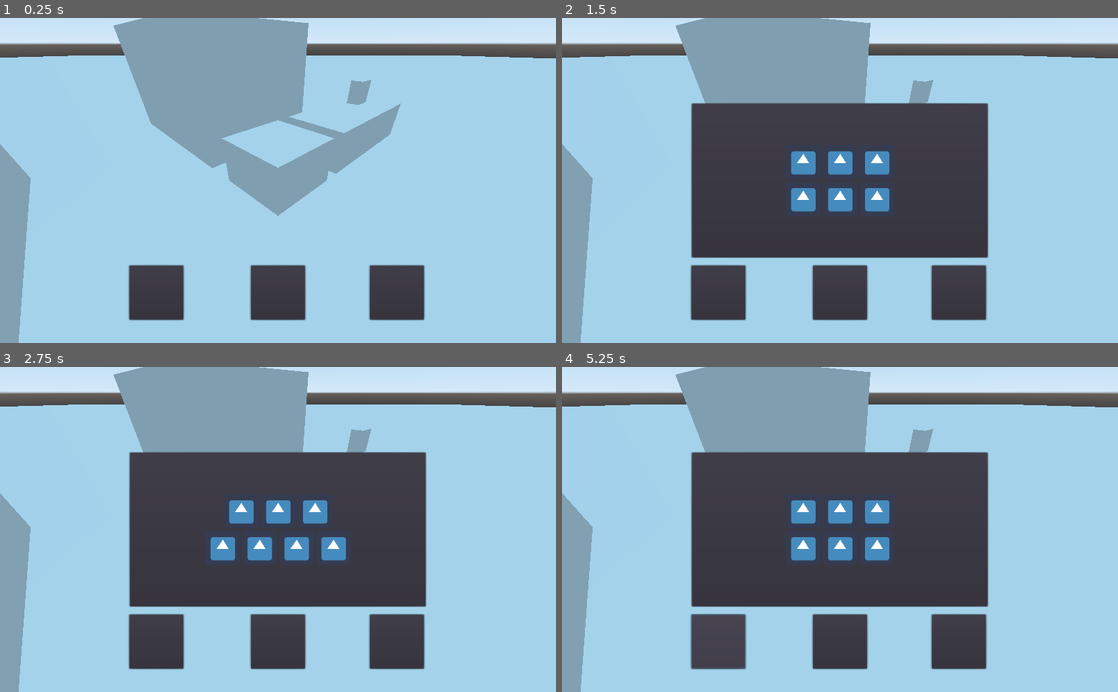
Above: before the commit, frames 1-4 (two rows, left to right).
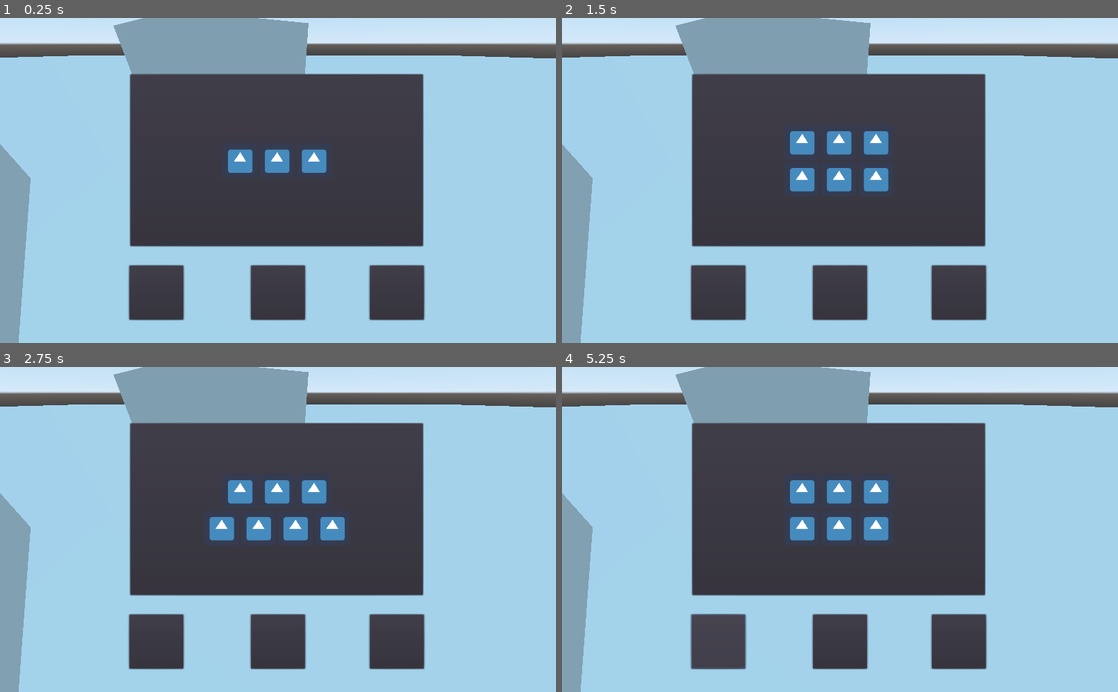
Above: after the commit, the same moments.

Repository: Rhowea/DDUEksamensprojekt
Game: Godot game, scene res://World.tscn
Two runs of this game, one before a commit and one after it. Both use one fixed random seed, a clock stepped at 60 frames per second and the inputs below. The engine's default icon, where the game draws it, is replaced by a stand-in: a white triangle on a blue panel in a dark square.
Inputs (mouse positions are in pixels of both pictures, inside the frame that each line leads up to; where the layout moved, square brackets give the same spot in the first picture):
- Up to frame 1 (0.25 s): no input
- Up to frame 2 (1.5 s): click (717, 291) at 0.5 s; click (801, 161) [801, 180] at 1.25 s
- Up to frame 3 (2.75 s): click (278, 490) [278, 510] at 2 s
- Up to frame 4 (5.25 s): click (873, 490) [878, 510] at 2.75 s; click (840, 640) at 3.5 s; click (956, 640) at 4.25 s; click (717, 640) at 5 s

The runs differ from the first frame. In frame 1, 28% of the frame differs, in the area x 23-77%, y 17-71%; in frame 2, 10%; in frame 3, 11%; in frame 4, 10%.

Commit message:
Scaling

Diff:
--- a/World.tscn
+++ b/World.tscn
@@ -34,11 +34,14 @@
 script = ExtResource( 1 )
 
 [node name="Panel" type="PanelContainer" parent="Camera/Control"]
-visible = false
-margin_left = -274.5
-margin_top = -144.0
-margin_right = 274.5
-margin_bottom = 144.0
+anchor_left = 0.5
+anchor_top = 0.5
+anchor_right = 0.5
+anchor_bottom = 0.5
+margin_left = -274.0
+margin_top = -198.0
+margin_right = 269.0
+margin_bottom = 123.0
 grow_horizontal = 2
 grow_vertical = 2
 theme = SubResource( 2 )
@@ -53,11 +56,10 @@
 texture_normal = ExtResource( 2 )
 
 [node name="Set1" type="Control" parent="Camera/Control/Panel"]
-visible = false
 margin_left = 7.0
 margin_top = 7.0
-margin_right = 542.0
-margin_bottom = 281.0
+margin_right = 536.0
+margin_bottom = 314.0
 script = ExtResource( 3 )
 
 [node name="VBoxContainer" type="VBoxContainer" parent="Camera/Control/Panel/Set1"]
